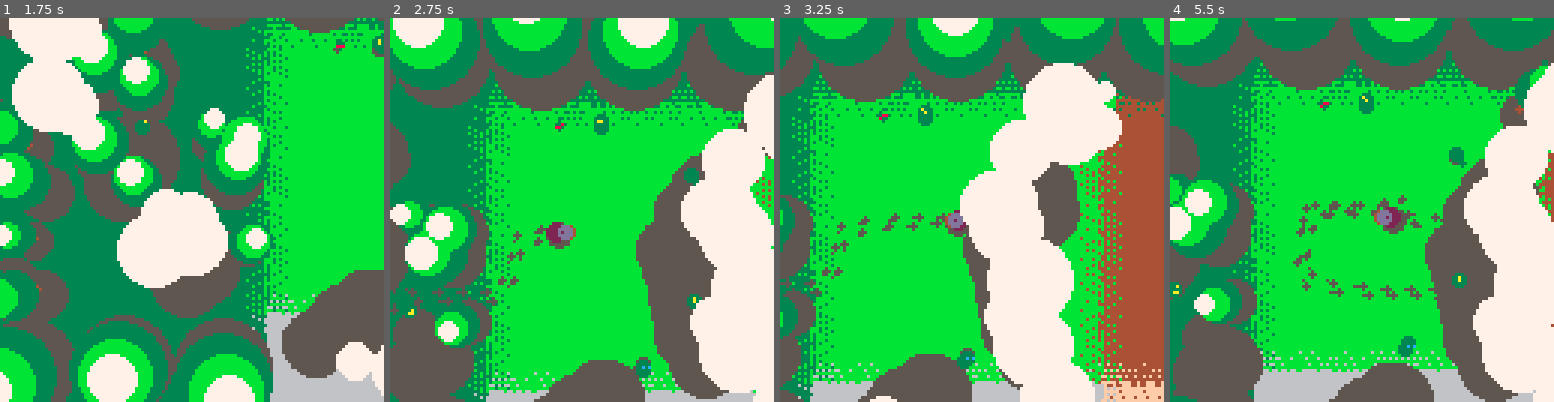
Above: before the commit, frames 1-4 (left to right).
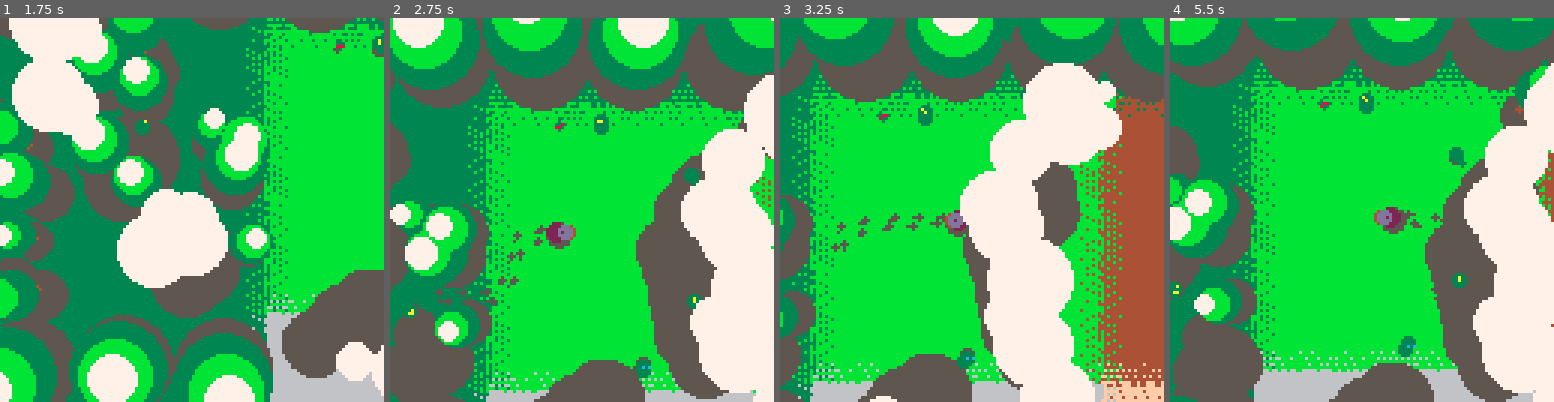
Above: after the commit, the same moments.

Repository: seleb/DuckDuckOnTheLoose
Game: PICO-8 cartridge forest.p8
Same seed, same stepped clock (60 frames per second), same inputs: the game is played once before the commit and once after it.
Inputs:
- Up to frame 1 (1.75 s): tap X (X key) at 0.33, 1.07 s; tap O (Z key) at 0.7, 1.7 s; hold Right from 1.6 s (still down)
- Up to frame 2 (2.75 s): tap X (X key) at 1.85 s; release Right at 2.1 s; tap O (Z key) at 2.1, 2.5 s; hold Up 2.15-2.42 s; hold Right from 2.47 s (still down)
- Up to frame 3 (3.25 s): tap O (Z key) at 2.9 s; tap X (X key) at 2.97 s; release Right at 3.03 s; hold Left from 3.08 s (still down)
- Up to frame 4 (5.5 s): tap O (Z key) every 0.4 s from 3.3 to 5.3 s; release Left at 3.58 s; hold Down 3.63-3.97 s; hold Right 4.02-4.68 s; tap X (X key) at 4.08, 5.2 s; hold Up 4.73-5.03 s; hold Left from 5.08 s (still down)

Frame 1 is identical in both runs. In frame 2, 0.1% of the frame differs, in the area x 0-12%, y 69-78%; in frame 3, 0.2%; in frame 4, 1.0%, in the area x 32-68%, y 46-74%.

Commit message:
footprints update

Diff:
--- a/forest.p8
+++ b/forest.p8
@@ -56,12 +56,13 @@
 
 
 function add_biome(
- colour,tree_range,bush_props,transition)
+ colour,tree_range,bush_props,transition,footprints)
  local b={}
  b.tree_range=tree_range
  b.transition=transition
  b.bush_props = bush_props
-
+ b.footprints=footprints[1]
+ b.foot_sfx=footprints[2]
 
  biomes[colour]=b
 end
@@ -88,13 +89,16 @@
  biomes={}
  --empty biomes
  for i=0,15 do
-  add_biome(i,{0,0},{0,0,{}},false)
- end
- add_biome(0,{0,0},{0,0,{}},true)
- add_biome(3,{0.25,0.5},{0.5,05,{8,12,13,10}},true)
- add_biome(4,{0,0},{0,0,{}},true)
- add_biome(11,{0.1,0.3},{0.5,0.8,{8,12,13,10}},true)
- add_biome(15,{0,0.2},{0.2,0.2,{11,13}},true)
+  add_biome(i,{0,0},{0,0,{}},false,{true,0})
+ end
+ add_biome(0,{0,0},{0,0,{}},true,{true,0})
+ add_biome(12,{0,0},{0,0,{}},false,{false,1})
+ add_biome(3,{0.25,0.5},{0.5,05,{8,12,13,10}},true,{true,0})
+ add_biome(4,{0,0},{0,0,{}},true,{true,0})
+ add_biome(5,{0,0},{0,0,{}},false,{false,2})
+ add_biome(6,{0,0},{0,0,{}},false,{false,2})
+ add_biome(11,{0.1,0.3},{0.5,0.8,{8,12,13,10}},true,{true,0})
+ add_biome(15,{0,0.2},{0.2,0.2,{11,13}},true,{true,0})
 
  trees={}
  trees.height_range={10,25}
@@ -373,6 +377,23 @@
  update_collision()
 
 
+ local pcell={
+ flr(p.p[1]/cells.w),
+ flr(p.p[2]/cells.h)
+ }
+
+ pcell=v_sub(pcell,cell)
+
+ p.cell=cells.a[pcell[1]][pcell[2]]
+ if btn() > 0 then
+  if stat(16) != p.cell.biome.foot_sfx then
+   sfx(p.cell.biome.foot_sfx,0)
+  end
+ else
+  sfx(-1,0)
+ end
+
+ if p.cell.biome.footprints then
  -- footprints
  local fa=p.a
  if p.stride_alt then
@@ -394,6 +415,7 @@
   footprints[footprints.max]=fp
   p.stride_alt = not p.stride_alt
  elseif time() > footprints.remove_last+footprints.remove_delay then
+ end
   -- remove footprints by delay
   for i=1,footprints.max-3,2 do
    footprints[i]=footprints[i+2]
@@ -882,16 +904,16 @@
 00000000000000000000000000000000000000000000000000000000000000000000000000000000000000000000000000000000000000000000000000000000
 00000000000000000000000000000000000000000000000000000000000000000000000000000000000000000000000000000000000000000000000000000000
 00000000000000000000000000000000000000000000000000000000000000000000000000000000000000000000000000000000000000000000000000000000
-333bbb44483303333333333333333333333333333333333333333333333333333333333333333333333333333333333333333333333333333333333333333333
-333bbb44480f0ffffffffffffffffff3eeeeeeeeeeeee333333333333eee3333eeeeeeeeeeeee333333333333eee3333eeeeeeeeeeeee333333333333eee3333
-333bbb4448ff0ffffffffffffffffff3eeeeeeeeeeeeeeeeeeeeeeee33333eeeeeeeeeeeeeeeeeeeeeeeeeee33333eeeeeeeeeeeeeeeeeeeeeeeeeee33333ee3
-000666fff8000ffffffffffffffffff3eeeeeeeeeeeeeeeeeeeeeeeeeeeeeeeeeeeeeeeeeeeeeeeeeeeeeeeeeeeeeeeeeeeeeeeeeeeeeeeeeeeeeeeeeeeeee3e
-000666fff8fffffffffffffffffffff3eeeeeeeeeeeeeeeeeeeeeeeeeeeeeeeeeeeeeeeeeeeeeeeeeeeeeeeeeeeeeeeeeeeeeeeeeeeeeeeeeeeeeeeeeeeeee3e
-000666fff833fffffffffffffffffff3eeeeeeeeeeeeeeeeeeeeeeeeeeeeeeeeeeeeeeeeeeeeeeeeeeeeeeeeeeeeeeeeeeeeeeeeeeeeeeeeeeeeeeeeeeeeeee3
-88888888883333fffffffffffffffff3eeeeeeeeeeeeeeeeeeeeeeeeeeeeeeeeeeeeeeeeeeeeeeeeeeeeeeeeeeeeeeeeeeeeeeeeeeeeeeeeeeeeeeeeeeeeeee3
-ffffffff3b433ff3ffffffffffffff33eeeeeeeeeeeeeeeeeeeeeeeeeeeeeeeeeeeeeeeeeeeeeeeeeeeeeeeeeeeeeeeeeeeeeeeeeeeeeeeeeeeeeeeeeeeeeee3
-3fffffff3bb0ff3333ffffffffffff33eeeeeeeeeeeeeeeeeeeeeeeeeeeeeeeeeeeeeeeeeeeeeeeeeeeeeeeeeeeeeeeeeeeeeeeeeeeeeeeeeeeeeeeeeeeeeee3
-33ffff3333333330b3ffffffffffff33eeeeeeeeeeeeeeeeeeeeeeeeeeeeeeeeeeeeeeeeeeeeeeeeeeeeeeeeeeeeeeeeeeeeeeeeeeeeeeeeeeeeeeeeeeeeeee3
+333bbb44411183333333333333333333333333333333333333333333333333333333333333333333333333333333333333333333333333333333333333333333
+333bbb4441118ffffffffffffffffff3eeeeeeeeeeeee333333333333eee3333eeeeeeeeeeeee333333333333eee3333eeeeeeeeeeeee333333333333eee3333
+333bbb4441118ffffffffffffffffff3eeeeeeeeeeeeeeeeeeeeeeee33333eeeeeeeeeeeeeeeeeeeeeeeeeee33333eeeeeeeeeeeeeeeeeeeeeeeeeee33333ee3
+000666ffffff8ffffffffffffffffff3eeeeeeeeeeeeeeeeeeeeeeeeeeeeeeeeeeeeeeeeeeeeeeeeeeeeeeeeeeeeeeeeeeeeeeeeeeeeeeeeeeeeeeeeeeeeee3e
+000666ffffff8ffffffffffffffffff3eeeeeeeeeeeeeeeeeeeeeeeeeeeeeeeeeeeeeeeeeeeeeeeeeeeeeeeeeeeeeeeeeeeeeeeeeeeeeeeeeeeeeeeeeeeeee3e
+000666ffffff8ffffffffffffffffff3eeeeeeeeeeeeeeeeeeeeeeeeeeeeeeeeeeeeeeeeeeeeeeeeeeeeeeeeeeeeeeeeeeeeeeeeeeeeeeeeeeeeeeeeeeeeeee3
+fffcccffffff83fffffffffffffffff3eeeeeeeeeeeeeeeeeeeeeeeeeeeeeeeeeeeeeeeeeeeeeeeeeeeeeeeeeeeeeeeeeeeeeeeeeeeeeeeeeeeeeeeeeeeeeee3
+fffcccffffff8ff3ffffffffffffff33eeeeeeeeeeeeeeeeeeeeeeeeeeeeeeeeeeeeeeeeeeeeeeeeeeeeeeeeeeeeeeeeeeeeeeeeeeeeeeeeeeeeeeeeeeeeeee3
+fffcccffffff8f3333ffffffffffff33eeeeeeeeeeeeeeeeeeeeeeeeeeeeeeeeeeeeeeeeeeeeeeeeeeeeeeeeeeeeeeeeeeeeeeeeeeeeeeeeeeeeeeeeeeeeeee3
+8888888888888330b3ffffffffffff33eeeeeeeeeeeeeeeeeeeeeeeeeeeeeeeeeeeeeeeeeeeeeeeeeeeeeeeeeeeeeeeeeeeeeeeeeeeeeeeeeeeeeeeeeeeeeee3
 33ffffff3363f33003ffffffffffff33eeeeeeeeeeeeeeeeeeeeeeeeeeeeeeeeeeeeeeeeeeeeeeeeeeeeeeeeeeeeeeeeeeeeeeeeeeeeeeeeeeeeeeeeeeeeeee3
 33ffffffff63ff3333ffffffffffff33eeeeeeeeeeeeeeeeeeeeeeeeeeeeeeeeeeeeeeeeeeeeeeeeeeeeeeeeeeeeeeeeeeeeeeeeeeeeeeeeeeeeeeeeeeeeeee3
 33fffff6ff63ffffffffffffffffff33888888888888888888888888888888888888888888888888888888888888888888888888888888888888888888888883
Not shown, changed: the sound effects (__sfx__) section of forest.p8
